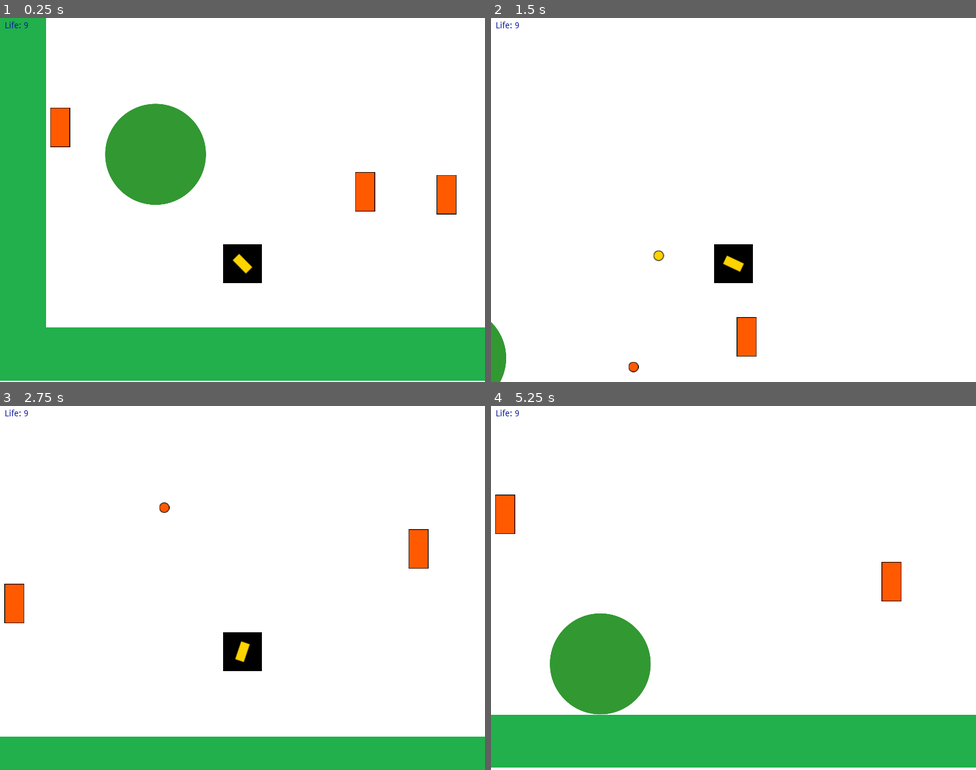
Above: before the commit, frames 1-4 (two rows, left to right).
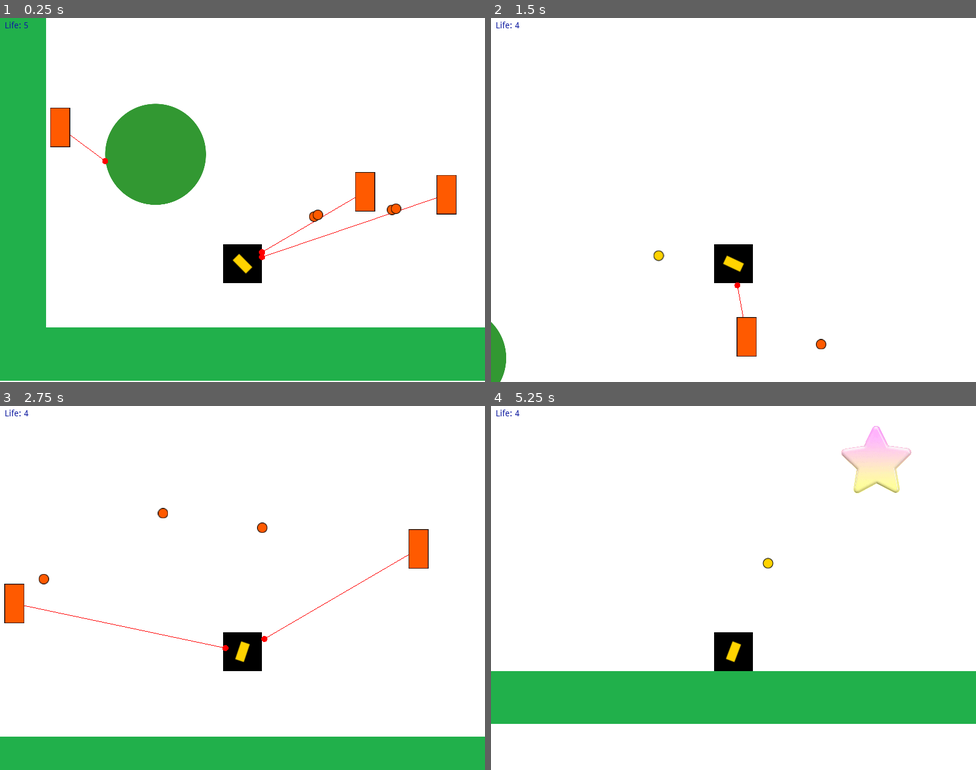
Above: after the commit, the same moments.

Repository: pasqualegabriel/VideoJuegos
Game: Godot game, scene res://Main.tscn
The game is run twice, just before and just after one commit, with the same random seed, the same clock (stepped at 60 frames per second) and the same inputs.
Inputs (mouse positions are in pixels of both pictures, inside the frame that each line leads up to):
- Up to frame 1 (0.25 s): no input
- Up to frame 2 (1.5 s): move the mouse to (840, 181) at 0.52 s; hold D (move_right) from 0.53 s (still down); click (840, 181) at 0.6 s; tap Up (jump) at 0.77 s; move the mouse to (636, 218) at 1.27 s; click (636, 218) at 1.35 s
- Up to frame 3 (2.75 s): tap Up (jump) at 1.52 s; move the mouse to (291, 507) at 2.02 s; release D (move_right) at 2.03 s; hold A (move_left) from 2.03 s (still down); click (291, 507) at 2.1 s
- Up to frame 4 (5.25 s): move the mouse to (709, 660) at 2.77 s; release A (move_left) at 2.78 s; hold D (move_right) 2.78-4.28 s; click (709, 660) at 2.85 s; tap Up (jump) at 3.02, 3.77, 4.52 s; move the mouse to (879, 642) at 3.52 s; click (879, 642) at 3.6 s; move the mouse to (588, 533) at 4.27 s; hold A (move_left) 4.28-5.03 s; click (588, 533) at 4.35 s; move the mouse to (757, 588) at 5.02 s; hold D (move_right) from 5.03 s (still down); click (757, 588) at 5.1 s

The runs differ from the first frame. In frame 1, 0.3% of the frame differs, in the area x 5-90%, y 1-67%; in frame 2, 0.1%; in frame 3, 0.3%; in frame 4, 30%, in the area x 0-100%, y 1-100%.

Commit message:
clase 4 turret visibility

Diff:
--- a/Clase 4/Main.gd
+++ b/Clase 4/Main.gd
@@ -7,8 +7,8 @@
 onready var turret := $Turret
 onready var star_scene := preload("res://entities/collectibles/Star.tscn")
 
-var star_position := Vector2(1600,160)
-var lives:int = 9
+var star_position := Vector2(1900,160)
+var lives:int = 5
 
 func _ready():
 	randomize()
@@ -25,7 +25,6 @@
 
 	$Life.initialize(lives)
 	$Music.play()
-
 
 func initialize_turrets():
 	var visible_rect:Rect2 = get_viewport().get_visible_rect()
@@ -58,4 +57,4 @@
 	$Win.play()
 
 func turret_hit():
-	$Lost.play()
+	$Hit.play()
--- a/Clase 4/Main.tscn
+++ b/Clase 4/Main.tscn
@@ -12,6 +12,7 @@
 [ext_resource path="res://assets/sounds/win.wav" type="AudioStream" id=10]
 [ext_resource path="res://entities/collectibles/Life.tscn" type="PackedScene" id=11]
 [ext_resource path="res://entities/player/GoBack.tscn" type="PackedScene" id=12]
+[ext_resource path="res://assets/sounds/hit.wav" type="AudioStream" id=13]
 
 [node name="Main" type="Node"]
 script = ExtResource( 3 )
@@ -32,7 +33,9 @@
 }
 color = Color( 1, 1, 1, 1 )
 
-[node name="Player" parent="." instance=ExtResource( 1 )]
+[node name="Player" parent="." groups=[
+"Player",
+] instance=ExtResource( 1 )]
 position = Vector2( 322.374, 381.076 )
 
 [node name="Turret" parent="." instance=ExtResource( 4 )]
@@ -53,6 +56,9 @@
 [node name="Lost" type="AudioStreamPlayer" parent="."]
 stream = ExtResource( 8 )
 
+[node name="Hit" type="AudioStreamPlayer" parent="."]
+stream = ExtResource( 13 )
+
 [node name="Life" parent="." instance=ExtResource( 11 )]
 
 [node name="StartPosition" type="Position2D" parent="."]
--- a/Clase 4/entities/enemies/Turret.gd
+++ b/Clase 4/entities/enemies/Turret.gd
@@ -5,30 +5,79 @@
 
 export (PackedScene) var projectile_scene
 
-var player
+var target
 var projectile_container
+var hit_pos
+var can_shoot = true
+var player_on_zone = false
+var laser_color = Color.red
 
 func _ready():
 	add_to_group("turret")
 
-func initialize(turret_pos, player, projectile_container):
+func initialize(turret_pos, player, container):
+	self.target = player
+	if !container.has_node(self.get_path()):
+		container.add_child(self)
 	global_position = turret_pos
-	self.player = player
-	self.projectile_container = projectile_container
-	fire_timer.connect("timeout", self, "fire_at_player")
+	self.projectile_container = container
+	fire_timer.connect("timeout", self, "can_shoot")
 
 func fire_at_player():
 	var proj_instance = projectile_scene.instance()
-	proj_instance.initialize(projectile_container, fire_position.global_position, fire_position.global_position.direction_to(player.global_position), false)
+	proj_instance.initialize(projectile_container, fire_position.global_position, fire_position.global_position.direction_to(target.global_position), false)
 
 func _on_Area2D_body_entered(body):
-	if body.has_method("notify_hit"):
-		fire_timer.start()
+	if body == target:
+		player_on_zone = true
+		can_shoot = true
 
 func _on_Area2D_body_exited(body):
 	if body.has_method("notify_hit"):
 		fire_timer.stop()
+	if body == target:
+		player_on_zone = false
+		can_shoot = false
+
+func _physics_process(delta):
+	update()
+	if is_instance_valid(target):
+		aim()
 
 func hit():
 	projectile_container.remove_child(self)
 	queue_free()
+
+func aim():
+	var space_state = get_world_2d().direct_space_state
+	var pos = target.position
+	var result = space_state.intersect_ray(position, pos, [self], collision_mask)
+	if result:
+		hit_pos = result.position
+		if result.collider.name == "Player" and can_shoot:
+			shoot(pos)
+
+func shoot(pos):
+	fire_at_player()
+	can_shoot = false
+	$FireTimer.start()
+
+func _draw():
+	if target and player_on_zone:
+		draw_circle((hit_pos - position).rotated(-rotation), 5, laser_color)
+		draw_line(Vector2(), (hit_pos - position).rotated(-rotation), laser_color)
+
+func can_shoot():
+	can_shoot = true
+
+func _on_Visibility_body_entered(body):
+	if !target:
+		target = body
+
+func _on_Visibility_body_exited(body):
+	if body == target:
+		target = null
+
+func _on_Area2D_body_shape_entered(body_id, body, body_shape, local_shape):
+	if body == target:
+		can_shoot = true
--- a/Clase 4/entities/enemies/Turret.tscn
+++ b/Clase 4/entities/enemies/Turret.tscn
@@ -1,14 +1,16 @@
-[gd_scene load_steps=6 format=2]
+[gd_scene load_steps=7 format=2]
 
 [ext_resource path="res://assets/textures/turret.png" type="Texture" id=1]
 [ext_resource path="res://entities/enemies/Turret.gd" type="Script" id=2]
 [ext_resource path="res://entities/enemies/TurretProjectile.tscn" type="PackedScene" id=3]
 
-[sub_resource type="RectangleShape2D" id=3]
+[sub_resource type="RectangleShape2D" id=1]
 extents = Vector2( 15.6733, 32.0272 )
 
 [sub_resource type="CircleShape2D" id=2]
 radius = 372.074
+
+[sub_resource type="RectangleShape2D" id=3]
 
 [node name="Turret" type="StaticBody2D"]
 script = ExtResource( 2 )
@@ -33,5 +35,13 @@
 [node name="CollisionShape2D" type="CollisionShape2D" parent="Area2D"]
 shape = SubResource( 2 )
 
+[node name="Visibility" type="Area2D" parent="."]
+
+[node name="CollisionShape2D" type="CollisionShape2D" parent="Visibility"]
+shape = SubResource( 3 )
+
 [connection signal="body_entered" from="Area2D" to="." method="_on_Area2D_body_entered"]
 [connection signal="body_exited" from="Area2D" to="." method="_on_Area2D_body_exited"]
+[connection signal="body_shape_entered" from="Area2D" to="." method="_on_Area2D_body_shape_entered"]
+[connection signal="body_entered" from="Visibility" to="." method="_on_Visibility_body_entered"]
+[connection signal="body_exited" from="Visibility" to="." method="_on_Visibility_body_exited"]
Not shown: 1 places in Clase 4/Main.tscn that only renumber resources
Not shown, added: Clase 4/assets/sounds/hit.wav.import
Not shown: 1 places in Clase 4/entities/enemies/Turret.tscn that only renumber resources
Not shown, added: Clase 4/assets/sounds/hit.wav
